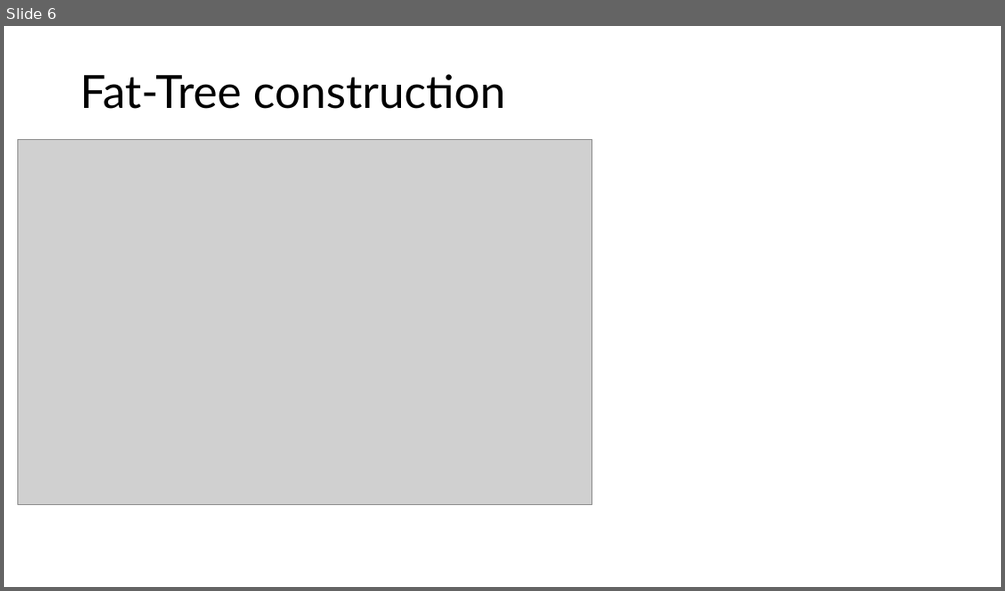
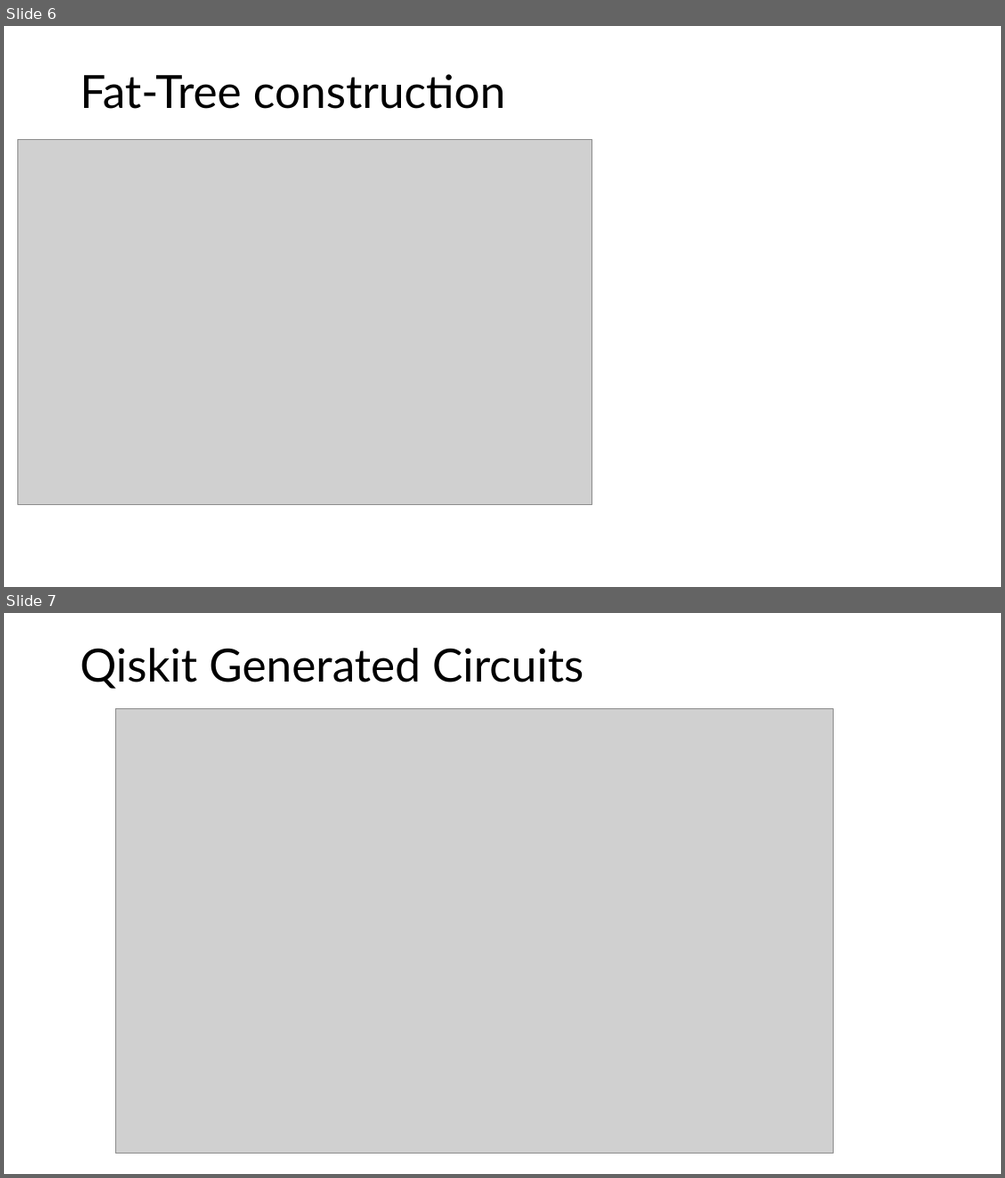
Before and after one commit to olifog/fat-tree-qram, a slide deck: presentation/qram-slides.pptx. Shown one above the other, each under a label of ours: slide 6 before the commit, slides 6 and 7 after it. The pictures are 1005x591 and 1005x1178 pixels, drawn with LibreOffice and Linux fonts; fonts in the diff are those of the drawing; grey boxes stand for pictures. Boxes give left, top, right and bottom in pixels: in the first picture for what was removed or moved away, otherwise in the second. Text is boxed around its words. In the diff, an @@ line names an element or a change of style, - is before the commit and + after.

```diff
--- a/presentation/qram-slides.pptx
+++ b/presentation/qram-slides.pptx
@@ slide 7 added at [4, 613, 1001, 1174], background #FFFFFF @@
@@ title added at [80, 648, 583, 689], 44 pt, text #000000 @@
+Qiskit Generated Circuits
@@ picture added at [115, 709, 833, 1153] @@
```
Also in this commit, not shown: 5 other slides added, 3 other files.
